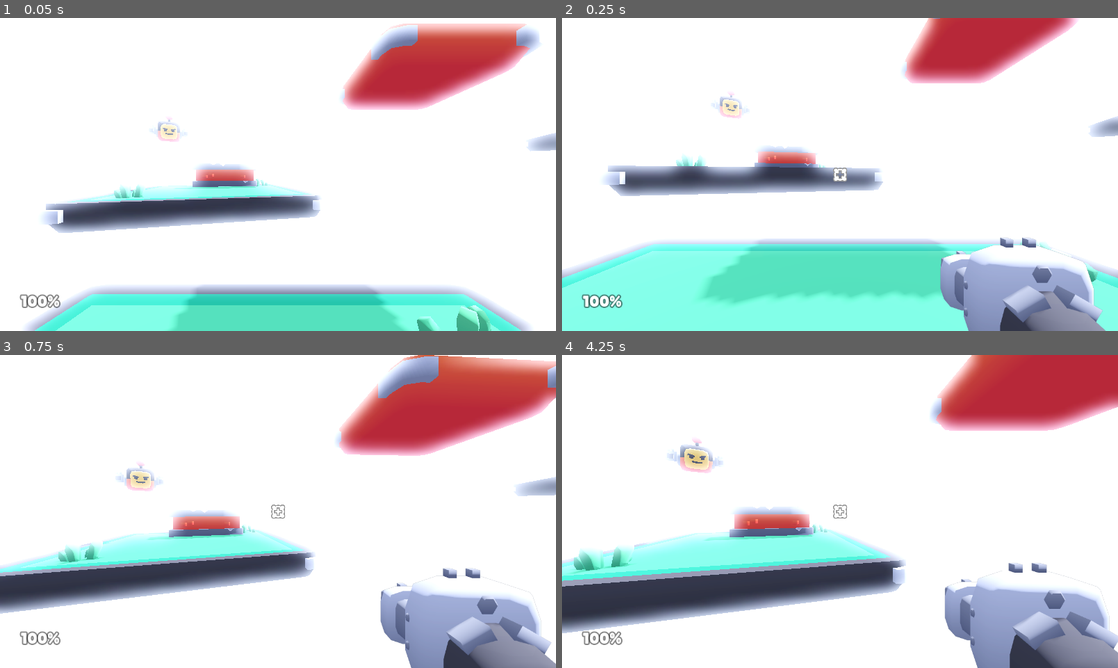
Above: before the commit, frames 1-4 (two rows, left to right).
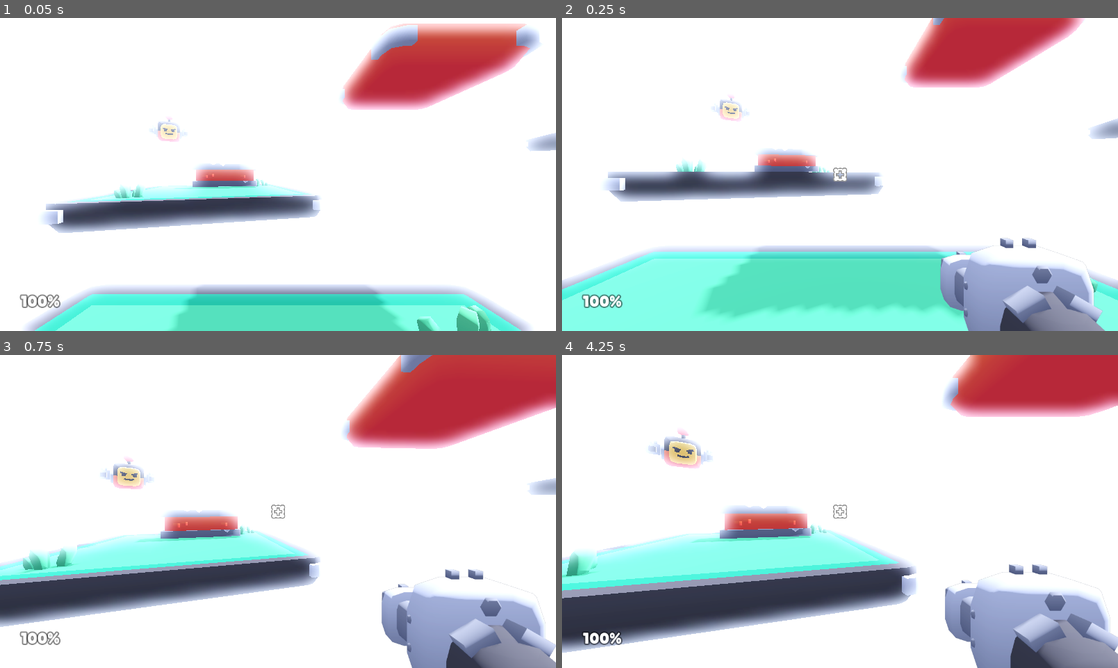
Above: after the commit, the same moments.

Repository: marcospb19/firestone
Game: Godot game, scene res://src/scenes/main.tscn
The game is run twice, just before and just after one commit, with the same random seed, the same clock (stepped at 60 frames per second) and the same inputs.
Inputs (mouse positions are in pixels of both pictures, inside the frame that each line leads up to):
- Up to frame 1 (0.05 s): no input
- Up to frame 2 (0.25 s): no input
- Up to frame 3 (0.75 s): move the mouse to (305, 511) at 0.52 s; hold W (move_forward) from 0.53 s (still down); hold Space (jump) from 0.53 s (still down)
- Up to frame 4 (4.25 s): keep holding W (move_forward); move the mouse to (812, 511) at 1.27 s; release Space (jump) at 1.28 s; click (812, 511) at 1.35 s; tap Space (jump) at 1.52, 1.55, 1.82, 2.85, 3.02, 3.32 s; move the mouse to (851, 505) at 2.02 s; hold Space (jump) 2.03-2.78 s; tap Q (weapon_toggle) at 2.1 s; move the mouse to (834, 517) at 2.77 s; move the mouse to (878, 514) at 3.52 s; hold Space (jump) from 3.53 s (still down); click (878, 514) at 3.6 s

Frame 1 is identical in both runs. In frame 2, 13% of the frame differs, in the area x 0-100%, y 0-100%; in frame 3, 14%; in frame 4, 15%.

Commit message:
remove movement inertia

Diff:
--- a/src/scenes/player.tscn
+++ b/src/scenes/player.tscn
@@ -28,7 +28,7 @@
 current = true
 fov = 80.0
 
-[node name="WeaponViewportContainer" type="SubViewportContainer" parent="Head/Camera"]
+[node name="ViewportContainer" type="SubViewportContainer" parent="Head/Camera"]
 anchors_preset = 15
 anchor_right = 1.0
 anchor_bottom = 1.0
@@ -36,21 +36,21 @@
 grow_vertical = 2
 stretch = true
 
-[node name="WeaponSubViewport" type="SubViewport" parent="Head/Camera/WeaponViewportContainer"]
+[node name="WeaponSubViewport" type="SubViewport" parent="Head/Camera/ViewportContainer"]
 transparent_bg = true
 handle_input_locally = false
 msaa_3d = 1
 size = Vector2i(1280, 720)
 render_target_update_mode = 4
 
-[node name="CameraItem" type="Camera3D" parent="Head/Camera/WeaponViewportContainer/WeaponSubViewport"]
+[node name="CameraItem" type="Camera3D" parent="Head/Camera/ViewportContainer/WeaponSubViewport"]
 cull_mask = 1047554
 fov = 40.0
 
-[node name="WeaponContainer" type="Node3D" parent="Head/Camera/WeaponViewportContainer/WeaponSubViewport/CameraItem"]
+[node name="WeaponContainer" type="Node3D" parent="Head/Camera/ViewportContainer/WeaponSubViewport/CameraItem"]
 transform = Transform3D(1, 0, 0, 0, 1, 0, 0, 0, 1, 1.2, -1, -2.25)
 
-[node name="Muzzle" type="AnimatedSprite3D" parent="Head/Camera/WeaponViewportContainer/WeaponSubViewport/CameraItem"]
+[node name="Muzzle" type="AnimatedSprite3D" parent="Head/Camera/ViewportContainer/WeaponSubViewport/CameraItem"]
 transform = Transform3D(1, 0, 0, 0, 1, 0, 0, 0, 1, 0.297984, 0.91892, -6)
 layers = 2
 sprite_frames = ExtResource("4_m6ukc")
--- a/src/scripts/player.gd
+++ b/src/scripts/player.gd
@@ -17,11 +17,9 @@
 var weapon_index := 0
 # TASK: put this in a singleton
 var mouse_captured := true
-var mouse_sensitivity := 0.00082
+var mouse_sensitivity := 0.0008
 var gamepad_sensitivity := 0.075
 var health := 100
-# TODO: remove this, self.velocity is enough
-var gravity := 0.0
 var previously_floored := false
 var jump := true
 var container_offset := Vector3(1.2, -1.1, -2.75)
@@ -31,8 +29,8 @@
 
 @onready var camera := $Head/Camera
 @onready var raycast := $Head/Camera/RayCast
-@onready var muzzle := $Head/Camera/WeaponViewportContainer/WeaponSubViewport/CameraItem/Muzzle
-@onready var container := $Head/Camera/WeaponViewportContainer/WeaponSubViewport/CameraItem/WeaponContainer
+@onready var muzzle := $Head/Camera/ViewportContainer/WeaponSubViewport/CameraItem/Muzzle
+@onready var container := $Head/Camera/ViewportContainer/WeaponSubViewport/CameraItem/WeaponContainer
 @onready var sound_footsteps := $SoundFootsteps
 @onready var blaster_cooldown := $Cooldown
 
@@ -52,25 +50,13 @@
 
 
 func _physics_process(delta):
+	# apply gravity
+	velocity.y -= 20 * delta
+
 	# Handle functions
 	handle_controls(delta)
 
-	# apply gravity
-	gravity += 20 * delta
-
-	# Movement
-	var applied_velocity: Vector3
-	movement_velocity = transform.basis * movement_velocity  # Move forward
-
-	applied_velocity = velocity.lerp(movement_velocity, delta * 10)
-	applied_velocity.y = -gravity
-
-	velocity = applied_velocity
-	self.move_and_slide()
-
-	container.position = lerp(
-		container.position, container_offset - (applied_velocity / 30), delta * 10
-	)
+	container.position = lerp(container.position, container_offset - (velocity / 30), delta * 10)
 
 	# Movement sound
 	sound_footsteps.stream_paused = true
@@ -82,7 +68,7 @@
 	#Landing after jump or falling
 	camera.position.y = lerp(camera.position.y, 0.0, delta * 5)
 
-	if self.is_on_floor() and gravity > 1 and !previously_floored:  # Landed
+	if self.is_on_floor() and velocity.y > 1 and !previously_floored:  # Landed
 		Audio.play_at("land.ogg")
 		camera.position.y = -0.1
 
@@ -115,8 +101,12 @@
 		mouse_captured = false
 
 	# Movement
-	var input := Input.get_vector("move_left", "move_right", "move_forward", "move_back")
-	movement_velocity = Vector3(input.x, 0, input.y).normalized() * movement_speed
+	var input = Input.get_vector("move_left", "move_right", "move_forward", "move_back")
+	var movement = Vector3(input.x, 0, input.y).limit_length(1.0) * movement_speed
+	movement.y = velocity.y
+	velocity = transform.basis * movement
+
+	self.move_and_slide()
 
 	# Gamepad look control
 	var gamepad_rotation_input := Input.get_vector(
@@ -129,19 +119,19 @@
 	if Input.is_action_just_pressed("jump"):
 		if jump:
 			Audio.play_at(["jump_a.ogg", "jump_b.ogg", "jump_c.ogg"])
-			gravity = -jump_strength
+			velocity.y = -jump_strength
 			jump = false
 
 
 func handle_action_jump_and_jet(delta: float):
 	# BUG: velocity still accumulates for ceiling collisions, this only checks floors
 	if self.is_on_floor():
-		gravity = 0.0
+		velocity.y = 0.0
 
 	if Input.is_action_pressed("jump"):
 		if self.is_on_floor():
-			gravity = min(-jump_strength, gravity - jump_strength / 2.0)
-		gravity -= jet_strength * delta
+			velocity.y = max(jump_strength, velocity.y + jump_strength / 2.0)
+		velocity.y += jet_strength * delta
 
 
 func handle_action_shoot():
